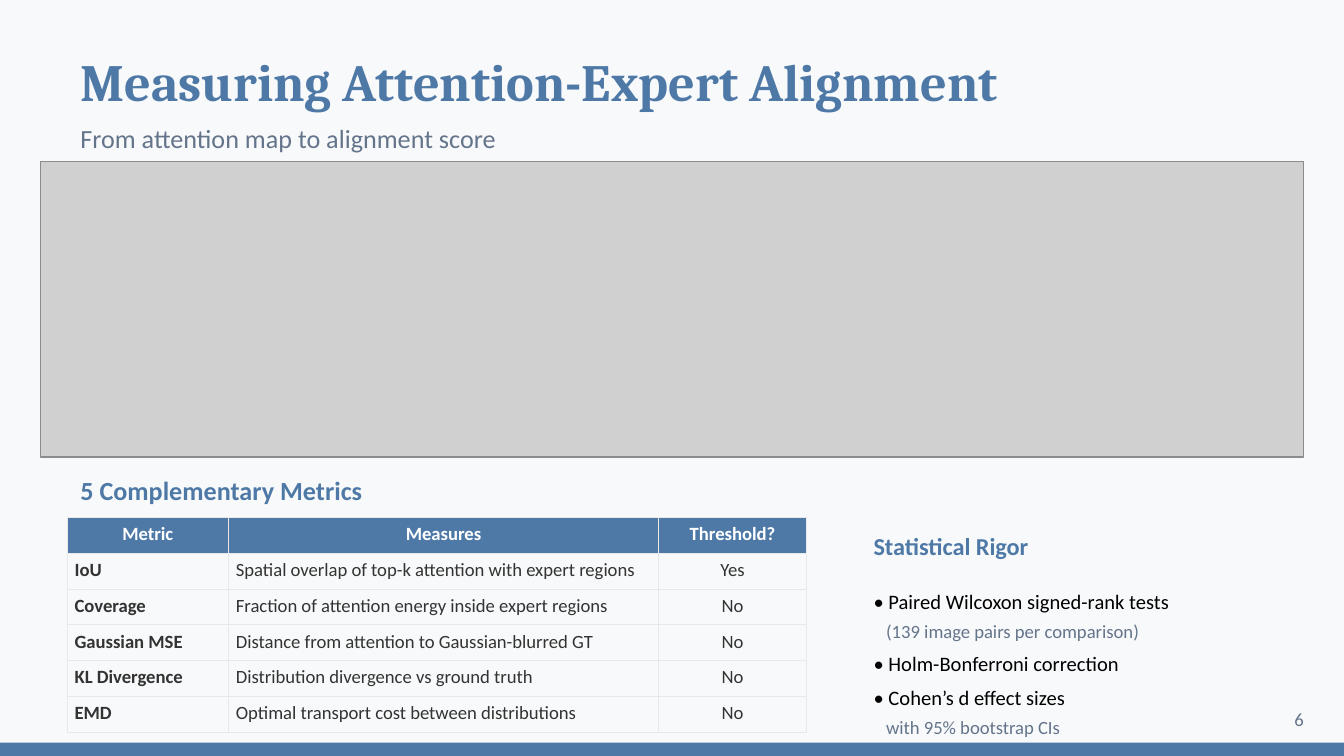
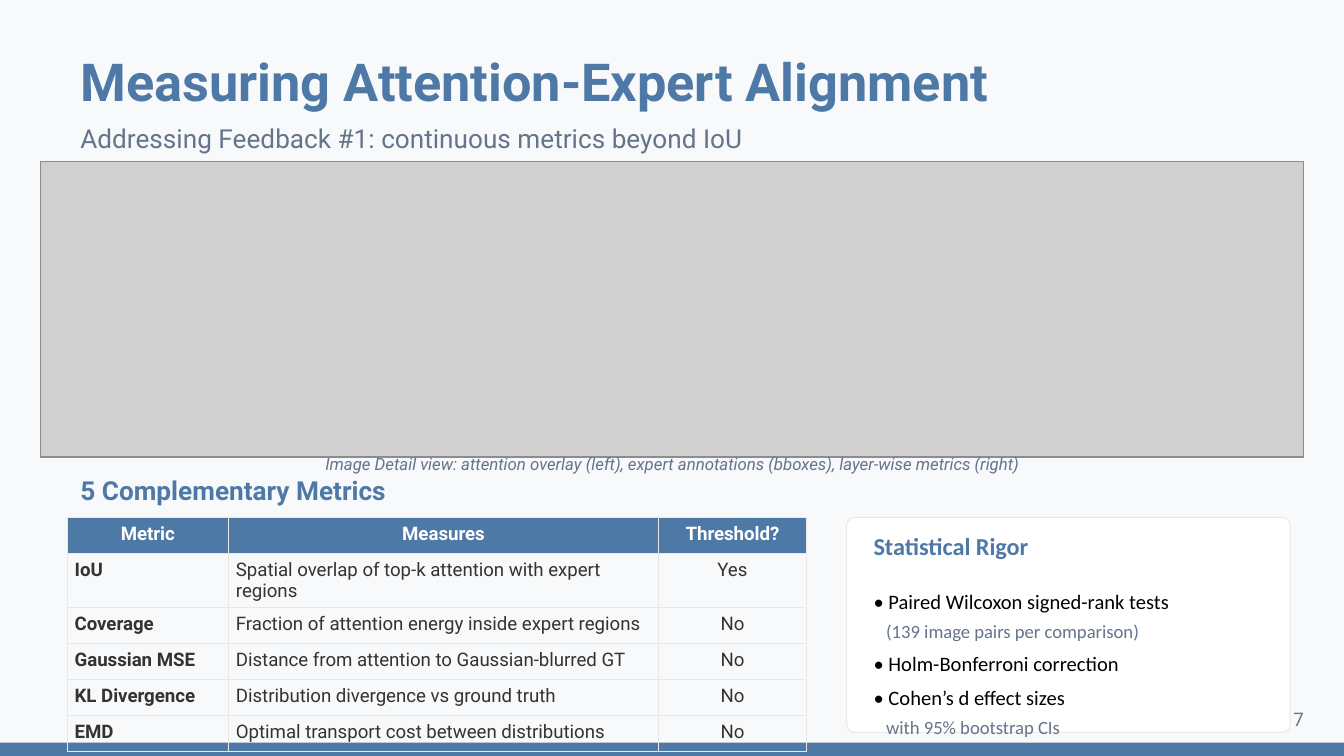
Before and after one commit to DesmondChoy/ssl_wikichurches, a slide deck: slide 7 of outputs/slides/presentation.pptx (slide 6 before the commit). Drawn at 1344x756 pixels with LibreOffice and Linux fonts; fonts in the diff are those of the drawing; grey boxes stand for pictures. Boxes give left, top, right and bottom in pixels: in the first picture for what was removed or moved away, otherwise in the second. Text is boxed around its words. In the diff, an @@ line names an element or a change of style, - is before the commit and + after.

```diff
--- a/outputs/slides/presentation.pptx
+++ b/outputs/slides/presentation.pptx
@@ text "Measuring Attention-Expert Alignment" at [80, 62, 988, 112]: font Cambria to Roboto @@
@@ text at [80, 128, 742, 154]: text changed; font Calibri to Roboto @@
-From attention map to alignment score
+Addressing Feedback #1: continuous metrics beyond IoU
@@ text "5 Complementary Metrics" at [80, 480, 385, 506]: font Calibri to Roboto @@
@@ text added at [325, 455, 1019, 474], 9 pt, text #64748B, italic @@
+Image Detail view: attention overlay (left), expert annotations (bboxes), layer-wise metrics (right)
@@ table at [67, 517, 806, 748] @@
@@ font Calibri to Roboto @@
@@ rounded rectangle removed at [847, 517, 1290, 732] @@
@@ rounded rectangle added at [847, 517, 1290, 732], fill #FFFFFF, outline #E8E8E8 0.5 pt @@
@@ text at [1293, 712, 1303, 726]: text changed; font Calibri to Roboto @@
-6
+7
```
Also in this commit, not shown: 10 other slides changed, 3 slides added, 2 slides removed, 2 other files.
